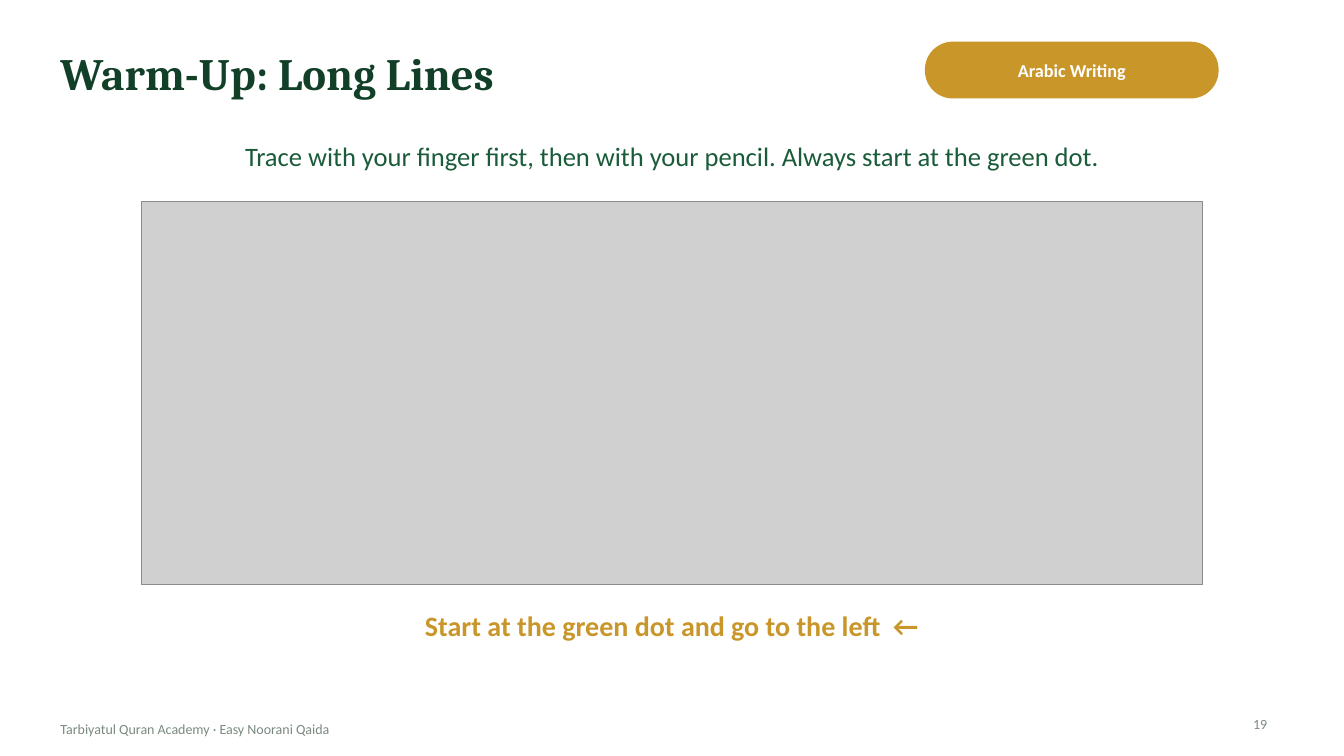
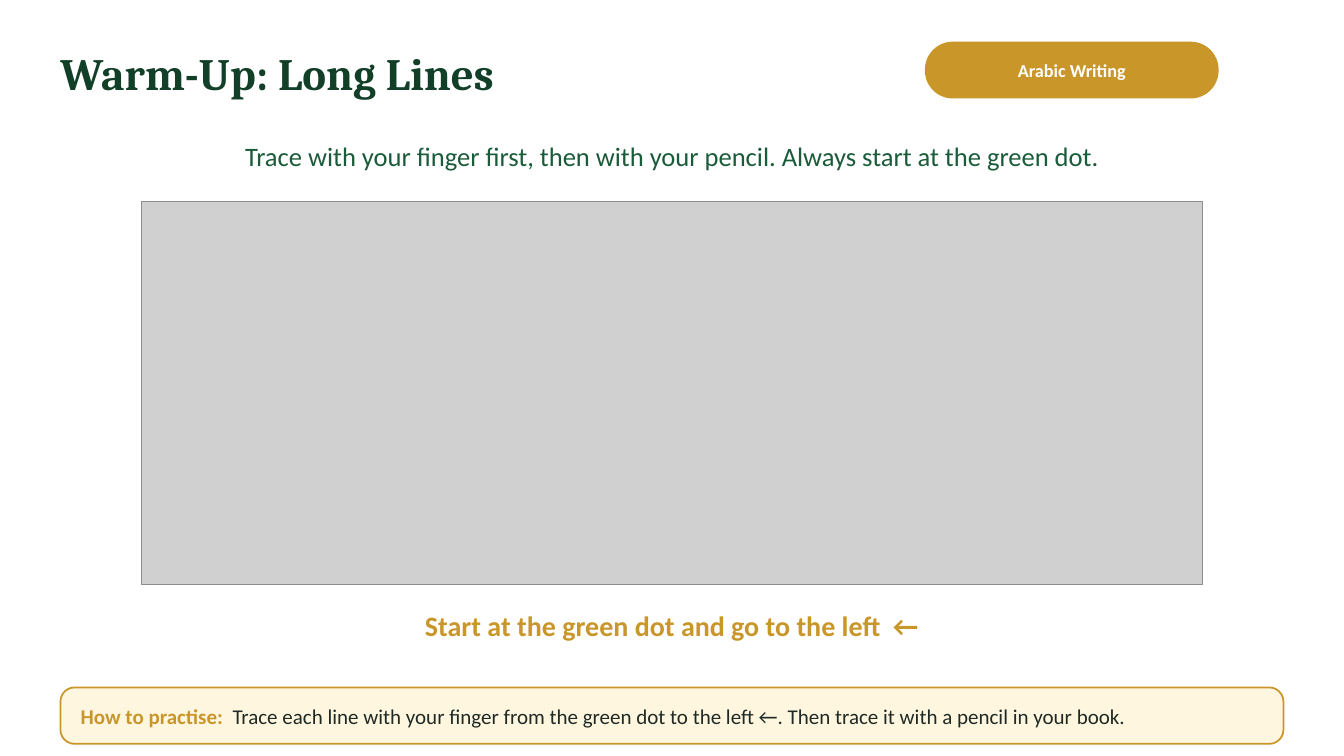
Before and after one commit to ibnhosain/TQA-Management-System, a slide deck: slide 19 of backend/core/deck_seed/easy-noorani-qaida-lecture-01-student.pptx. Drawn at 1344x756 pixels with LibreOffice and Linux fonts; fonts in the diff are those of the drawing; grey boxes stand for pictures; background and template pictures are left out. Boxes give left, top, right and bottom in pixels: in the first picture for what was removed or moved away, otherwise in the second. Text is boxed around its words. In the diff, an @@ line names an element or a change of style, - is before the commit and + after.

```diff
--- a/backend/core/deck_seed/easy-noorani-qaida-lecture-01-student.pptx
+++ b/backend/core/deck_seed/easy-noorani-qaida-lecture-01-student.pptx
@@ rounded rectangle added at (x1=60, y1=688, x2=1284, y2=744), fill #FFF6E0, outline #C9962A 1.25 pt @@
@@ text added at (x1=81, y1=709, x2=1125, y2=728), 15 pt, text #1F2A24 @@
+How to practise: Trace each line with your finger from the green dot to the left ←. Then trace it with a pencil in your book.
@@ text removed at (x1=60, y1=724, x2=329, y2=736) @@
-Tarbiyatul Quran Academy · Easy Noorani Qaida
@@ page number removed at (x1=1253, y1=720, x2=1267, y2=729) @@
-19
```
Also in this commit, not shown: 20 other slides changed, 2 other files.
